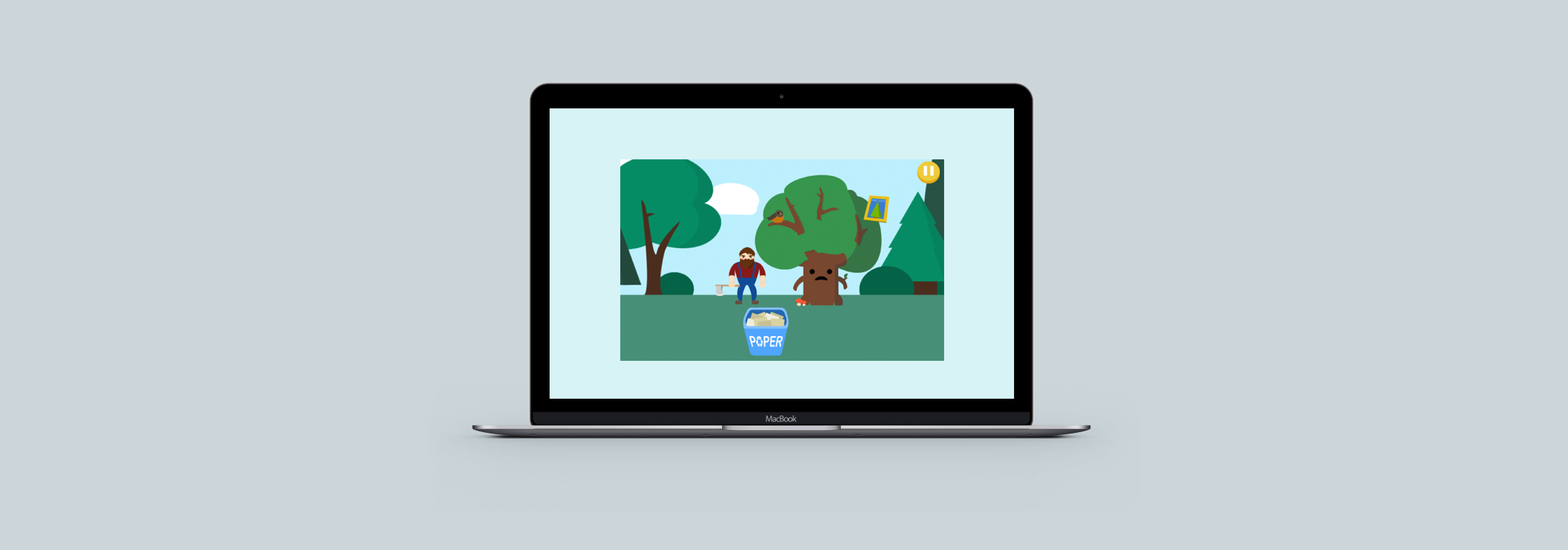
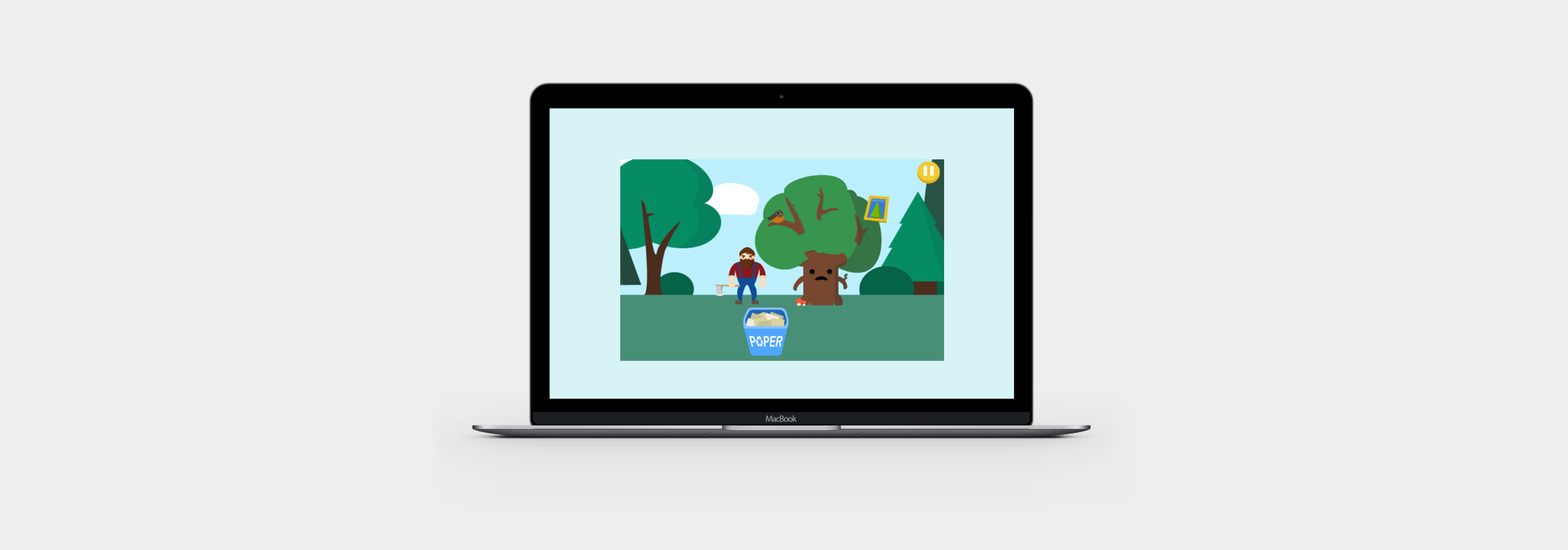
Layered file, before and after one edit (1568×550). Changes by layer:
painted on "Layer 5" over (0, 0, 1568, 550)
